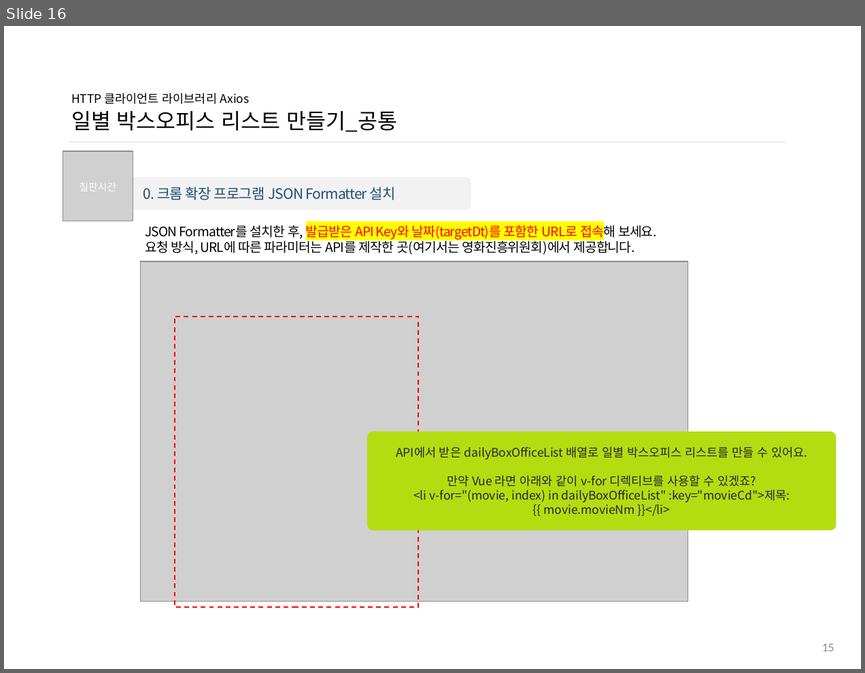
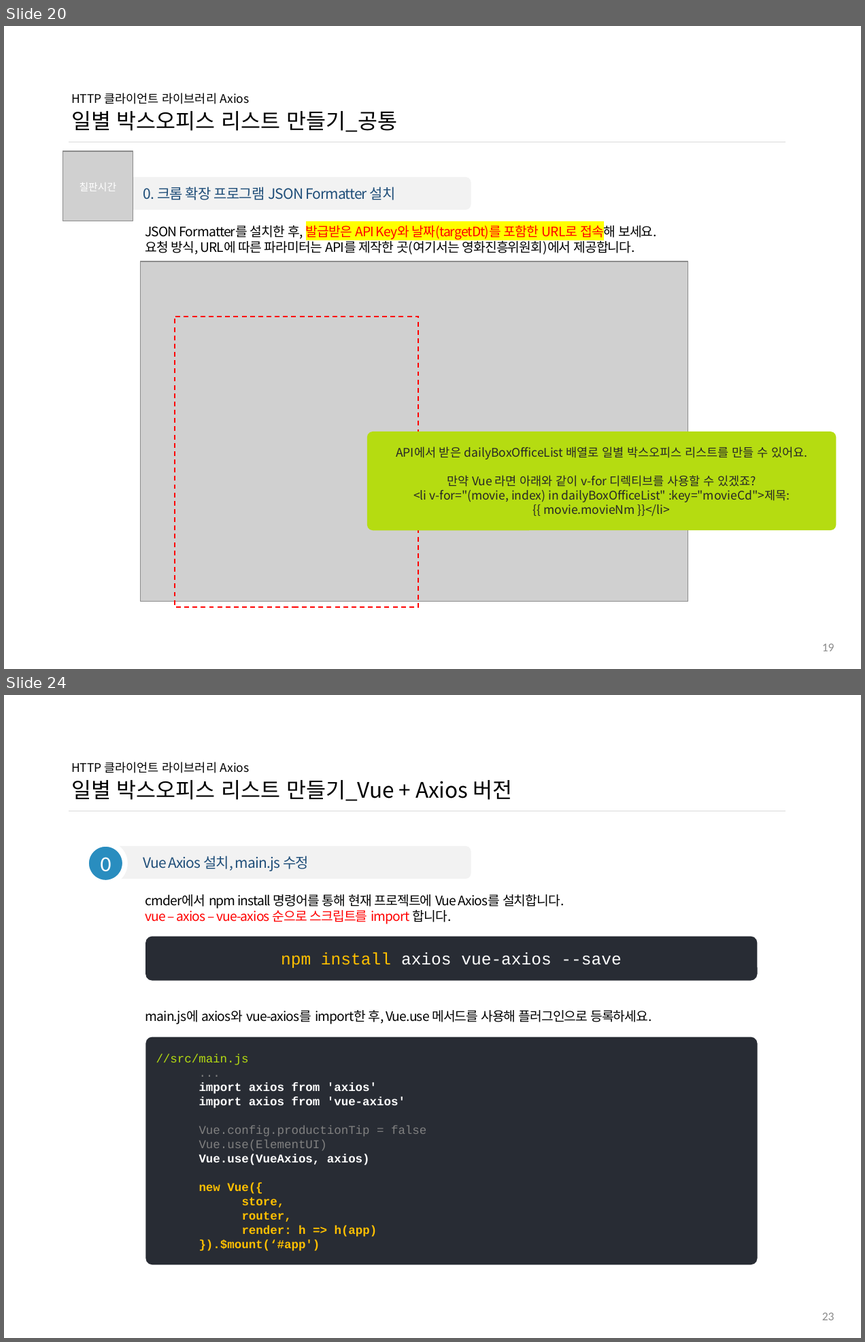
Before and after one commit to ddowon/vueStudy, a slide deck: 01.참고자료/191104_HTTP 클라이언트 라이브러리 Axios.pptx. Shown one above the other, each under a label of ours: slide 16 before the commit, slides 20 and 24 after it; the slides between them are not shown. The pictures are 865x673 and 865x1342 pixels, drawn with LibreOffice and Linux fonts; fonts in the diff are those of the drawing; grey boxes stand for pictures; background and template pictures are left out. Boxes give left, top, right and bottom in pixels: in the first picture for what was removed or moved away, otherwise in the second. Text is boxed around its words. In the diff, an @@ line names an element or a change of style, - is before the commit and + after.

Commit message:
11월 4일 11차 Axios 스터디 자료 업데이트

```diff
--- a/01.참고자료/191104_HTTP 클라이언트 라이브러리 Axios.pptx
+++ b/01.참고자료/191104_HTTP 클라이언트 라이브러리 Axios.pptx
@@ slide 24 added at <box>4,695,861,1338</box>, background #FFFFFF @@
@@ title added at <box>71,762,512,801</box>, 18 pt, text #000000 @@
+HTTP 클라이언트 라이브러리 Axios
+일별 박스오피스 리스트 만들기_Vue + Axios 버전
@@ line added from (68, 811) to (785, 811), #D9D9D9 0.5 pt @@
@@ ellipse added at <box>86,844,125,883</box>, fill #298DBF, outline #FFFFFF 4.5 pt, 18 pt, text #FFFFFF @@
+0
@@ rounded rectangle added at <box>107,846,471,879</box>, fill #F2F2F2, 12 pt, text #1F4E79 @@
+Vue Axios 설치, main.js 수정
@@ text added at <box>145,894,564,924</box>, 11 pt, text #000000 @@
+cmder에서 npm install 명령어를 통해 현재 프로젝트에 Vue Axios를 설치합니다.
+vue – axios – vue-axios 순으로 스크립트를 import 합니다.
@@ rounded rectangle added at <box>145,936,757,981</box>, fill #282C34, 14 pt, text #FFFFFF @@
+npm install axios vue-axios --save
@@ text added at <box>145,1010,652,1024</box>, 11 pt, text #000000 @@
+main.js에 axios와 vue-axios를 import한 후, Vue.use 메서드를 사용해 플러그인으로 등록하세요.
@@ rounded rectangle added at <box>145,1037,757,1265</box>, fill #282C34, 10 pt, text #FFFFFF, bold @@
+//src/main.js
+  ...
+  import axios from 'axios'
+  import axios from 'vue-axios'
+  Vue.config.productionTip = false
+  Vue.use(ElementUI)
+  Vue.use(VueAxios, axios)
+  new Vue({
+    store,
+    router,
+    render: h => h(app)
+  }).$mount(‘#app')
@@ page number added at <box>822,1312,834,1320</box>, 10 pt, text #8C8C8C @@
+23
@@ what was slide 16 is now slide 20 @@
@@ page number at <box>822,643,834,651</box>: text changed @@
-15
+19
```
Also in this commit, not shown: 9 slides changed, 4 other slides added.
